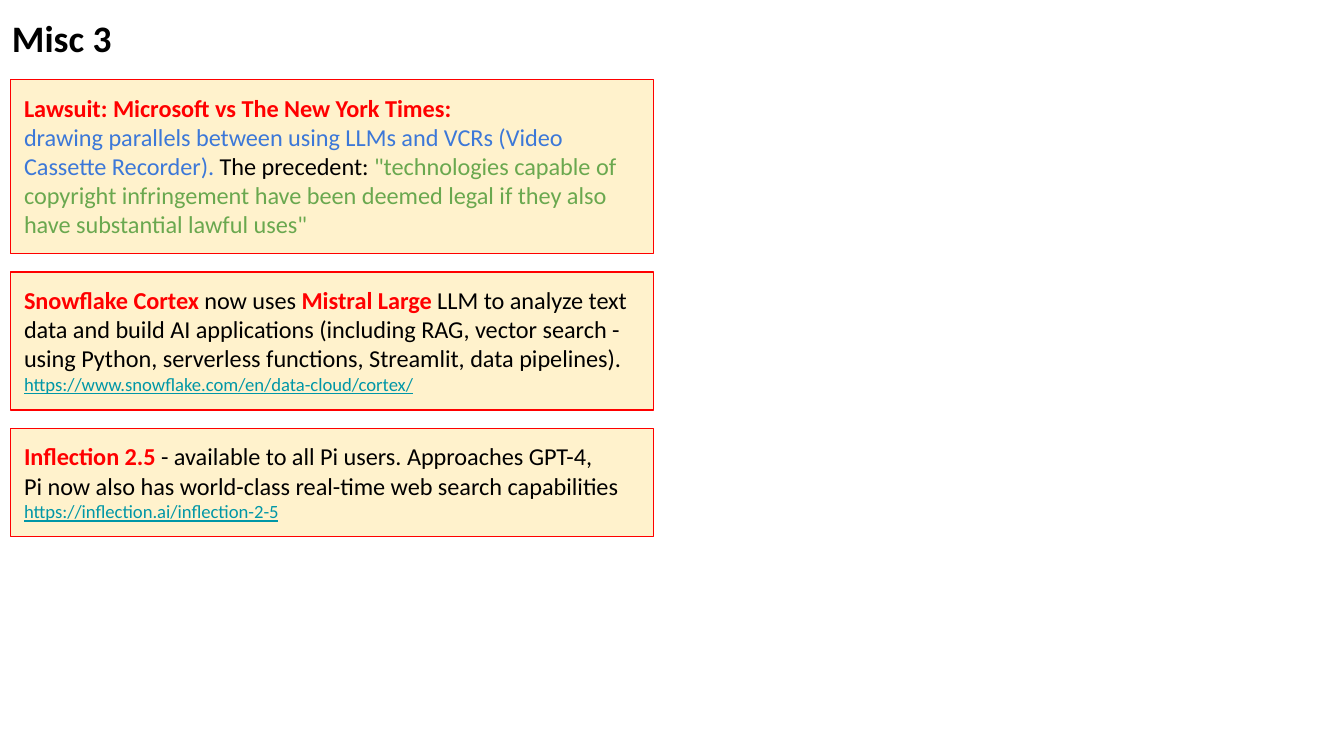
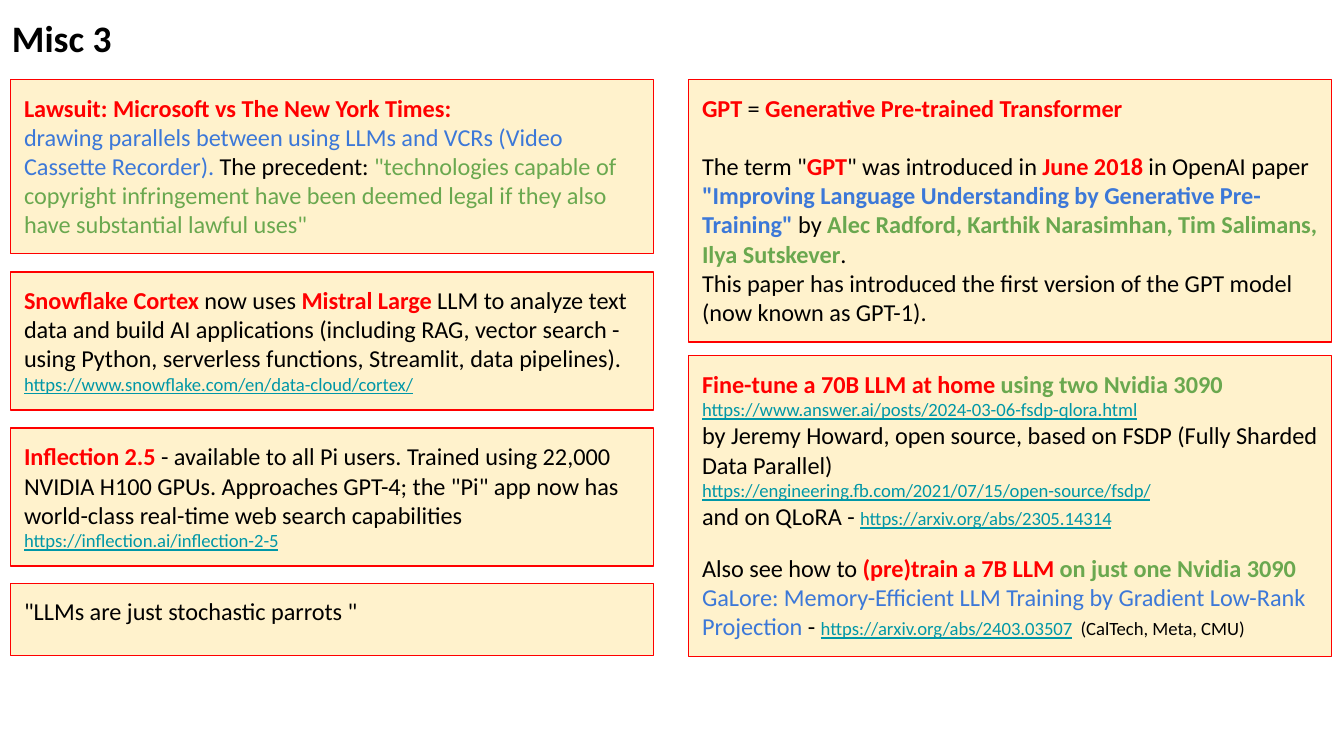
Before and after one commit to lselector/seminar, a slide deck: slide 14 of 2024/2024-03-08-AI-Updates.pptx. Drawn at 1344x756 pixels with LibreOffice and Linux fonts; fonts in the diff are those of the drawing. Boxes give left, top, right and bottom in pixels: in the first picture for what was removed or moved away, otherwise in the second. Text is boxed around its words. In the diff, an @@ line names an element or a change of style, - is before the commit and + after.

Commit message:
update

```diff
--- a/2024/2024-03-08-AI-Updates.pptx
+++ b/2024/2024-03-08-AI-Updates.pptx
@@ rectangle added at [688,79,1331,341], fill #FFF2CC, outline #FF0000 0.75 pt, 13 pt, text #000000, bold @@
+GPT = Generative Pre-trained Transformer
+The term "GPT" was introduced in June 2018 in OpenAI paper "Improving Language Understanding by Generative Pre-Training" by Alec Radford, Karthik Narasimhan, Tim Salimans, Ilya Sutskever.
+This paper has introduced the first version of the GPT model (now known as GPT-1).
@@ rectangle added at [688,356,1331,657], fill #FFF2CC, outline #FF0000 0.75 pt, 13 pt, text #0097A7 @@
+Fine-tune a 70B LLM at home using two Nvidia 3090
+https://www.answer.ai/posts/2024-03-06-fsdp-qlora.html
+by Jeremy Howard, open source, based on FSDP (Fully Sharded Data Parallel)
+https://engineering.fb.com/2021/07/15/open-source/fsdp/
+and on QLoRA - https://arxiv.org/abs/2305.14314
+Also see how to (pre)train a 7B LLM on just one Nvidia 3090
+GaLore: Memory-Efficient LLM Training by Gradient Low-Rank Projection - https://arxiv.org/abs/2403.03507 (CalTech, Meta, CMU)
@@ rectangle "Inflection 2.5 - available to ...": place and size @@
-rectangle "Inflection 2.5 - available to ..." at [11,429,653,538]
+rectangle "Inflection 2.5 - available to ..." at [11,429,653,567]
@@ text in rectangle at [24,448,619,551]: text changed @@
-Inflection 2.5 - available to all Pi users. Approaches GPT-4,
-Pi now also has world-class real-time web search capabilities
-https://inflection.ai/inflection-2-5
+Inflection 2.5 - available to all Pi users. Trained using 22,000 NVIDIA H100 GPUs. Approaches GPT-4; the "Pi" app now has world-class real-time web search capabilities
+https://inflection.ai/inflection-2-5
@@ rectangle added at [11,583,653,656], fill #FFF2CC, outline #FF0000 0.75 pt, 13 pt, text #000000 @@
+"LLMs are just stochastic parrots "
```
Also in this commit, not shown: 2 other slides changed, 3 slides removed.
